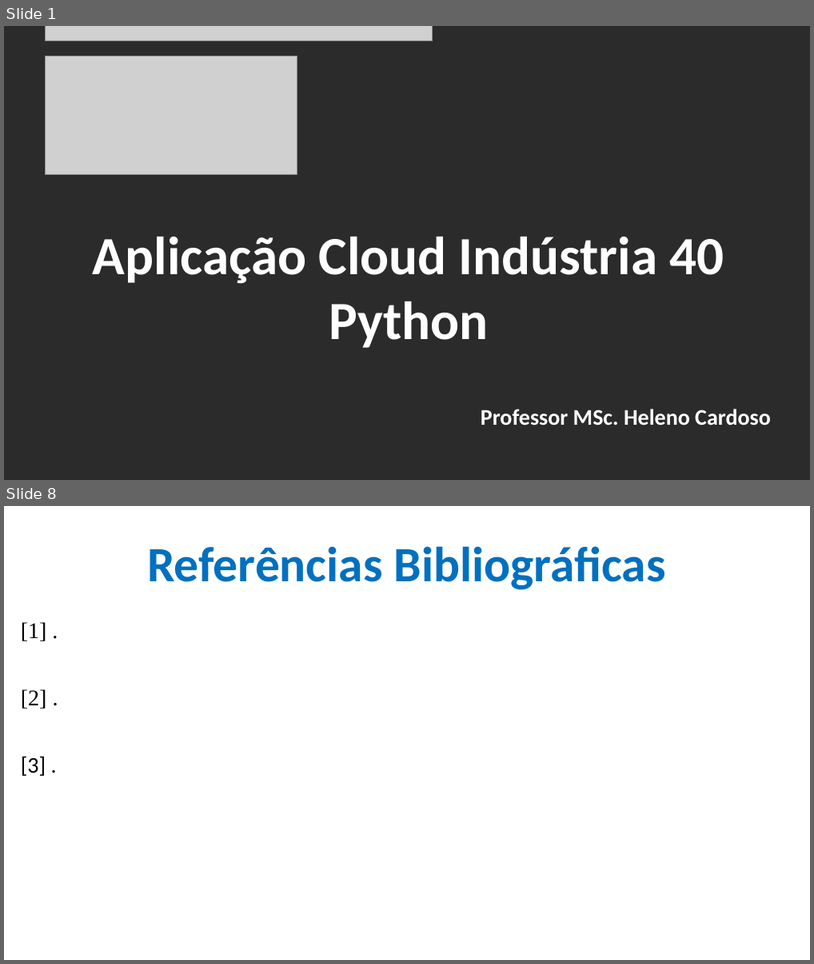
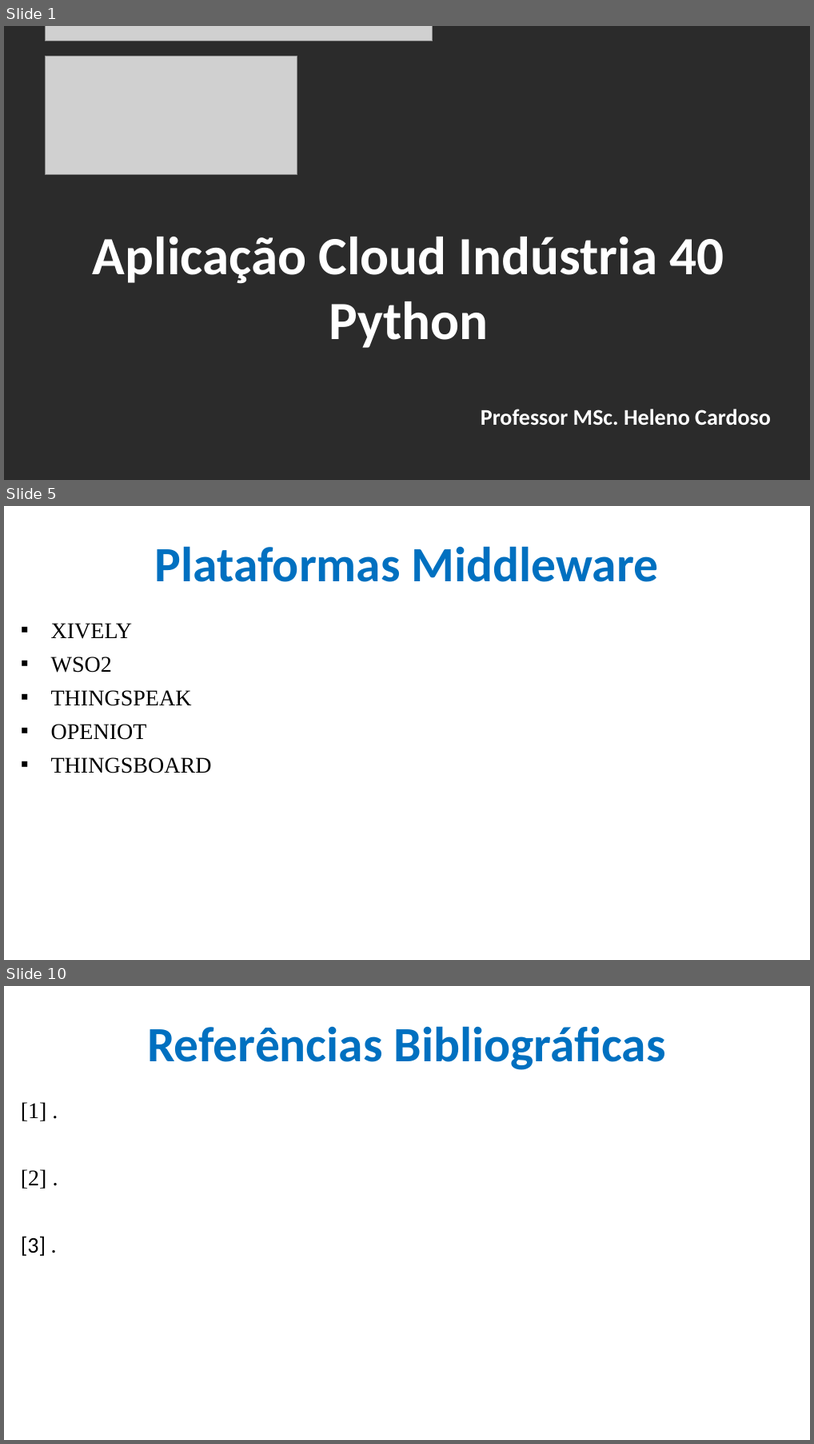
Before and after one commit to CloudEducationBrazil/WydenArea1AplicacaoCloudIndustria40Python, a slide deck: 01 Classes/Aula 02 - Aplicação Cloud Indústria 40 Python.pptx. Shown one above the other, each under a label of ours: slides 1 and 8 before the commit, slides 1, 5 and 10 after it; the slides between them are not shown. The pictures are 814x964 and 814x1444 pixels, drawn with LibreOffice and Linux fonts; fonts in the diff are those of the drawing; grey boxes stand for pictures; background and template pictures are left out; a plain dark background stands for a picture behind light text. Boxes give left, top, right and bottom in pixels: in the first picture for what was removed or moved away, otherwise in the second. Text is boxed around its words. In the diff, an @@ line names an element or a change of style, - is before the commit and + after.

```diff
--- a/01 Classes/Aula 02 - Aplicação Cloud Indústria 40 Python.pptx
+++ b/01 Classes/Aula 02 - Aplicação Cloud Indústria 40 Python.pptx
@@ slide 5 added at (4, 506, 810, 960), background picture (left out) @@
@@ title added at (155, 546, 659, 582), 44 pt, text #0070C0, bold @@
+Plataformas Middleware
@@ text added at (51, 623, 212, 773), 20 pt, text #000000 @@
+▪ XIVELY
+▪ WSO2
+▪ THINGSPEAK
+▪ OPENIOT
+▪ THINGSBOARD
@@ what was slide 8 is now slide 10 @@
```
Also in this commit, not shown: 6 slides changed, 1 other slide added.
